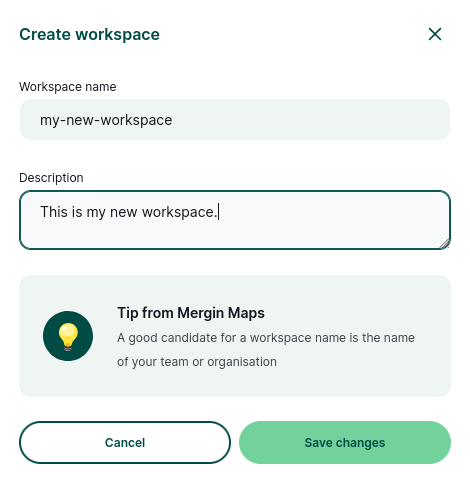
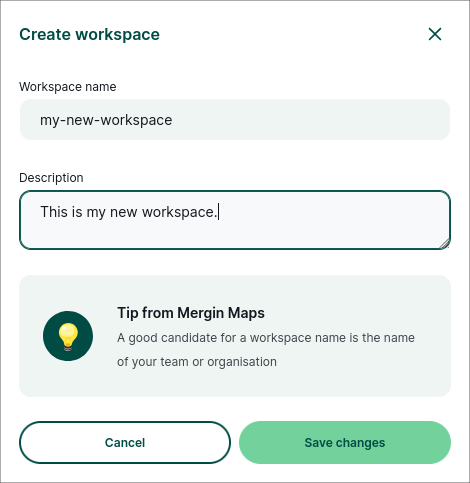
Layer changes from the first 470px x 483px image to the second:
added layer "Frame" (66%) above "Black" over [0, 0, 470, 483]
